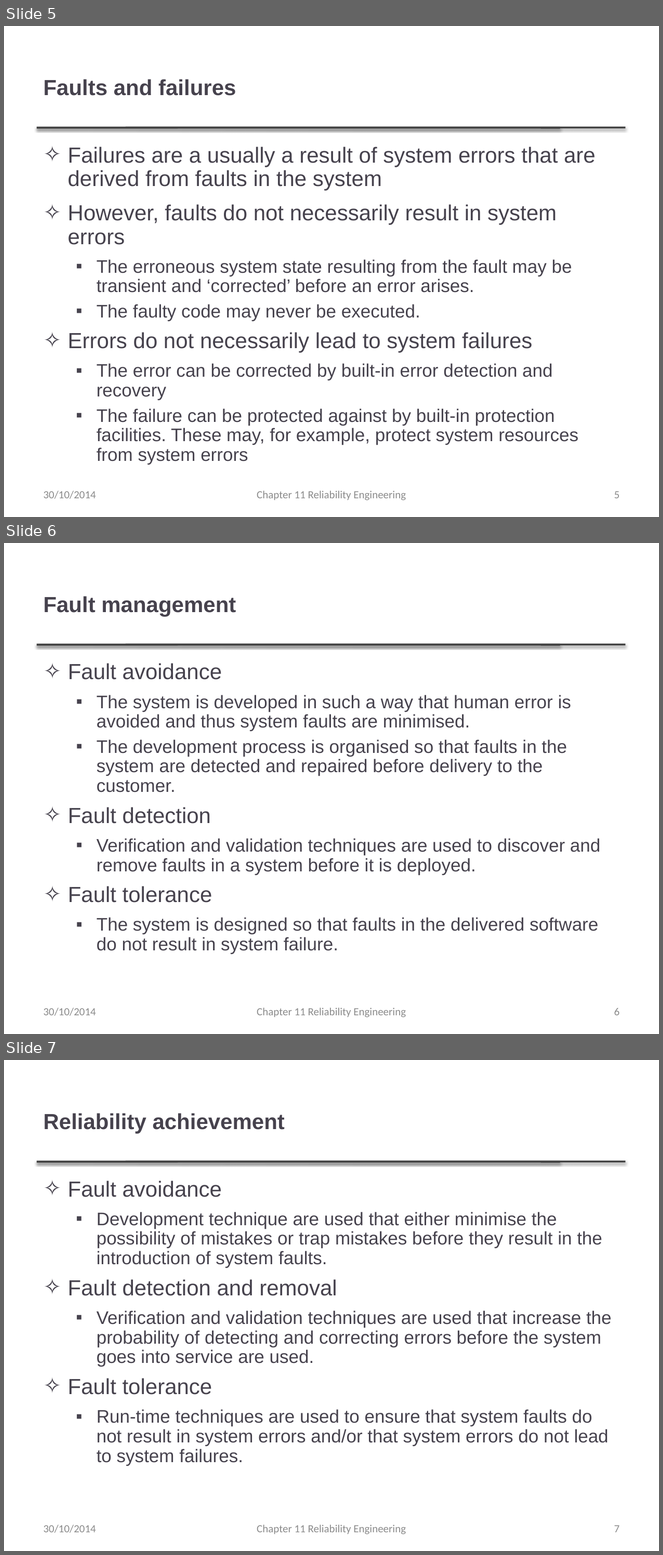
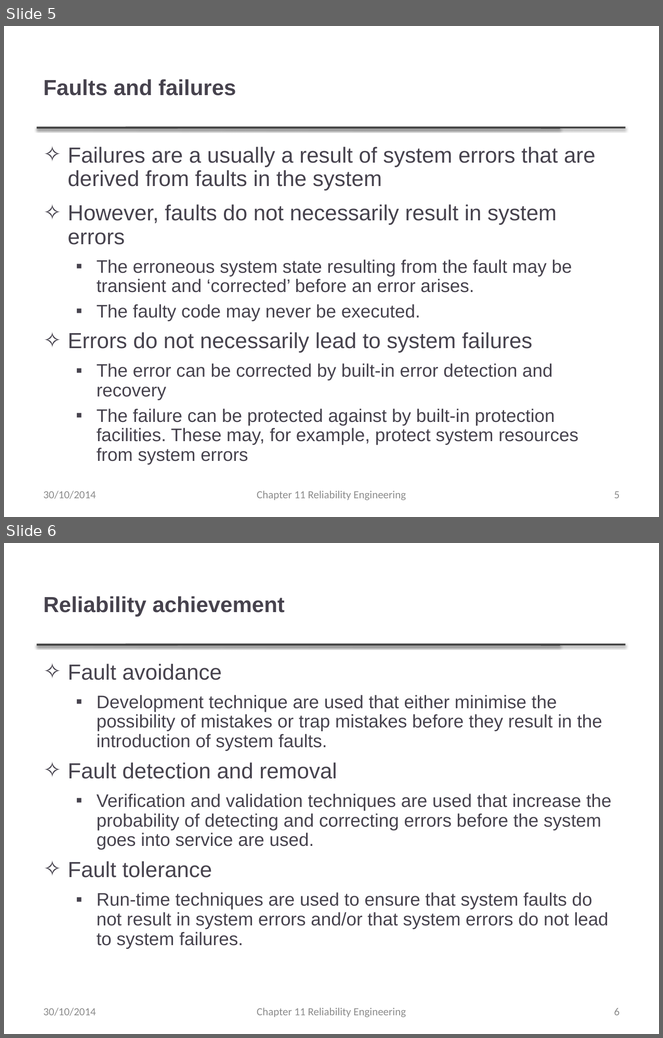
Before and after one commit to atu-se/atu.innomadic.com, a slide deck: courses/ase/lectures/Ch11 Reliability Engineering.pptx. Shown one above the other, each under a label of ours: slides 5, 6 and 7 before the commit, slides 5 and 6 after it. The pictures are 663x1555 and 663x1038 pixels, drawn with LibreOffice and Linux fonts; fonts in the diff are those of the drawing; background and template pictures are left out. Boxes give left, top, right and bottom in pixels: in the first picture for what was removed or moved away, otherwise in the second. Text is boxed around its words. In the diff, an @@ line names an element or a change of style, - is before the commit and + after.

```diff
--- a/courses/ase/lectures/Ch11 Reliability Engineering.pptx
+++ b/courses/ase/lectures/Ch11 Reliability Engineering.pptx
@@ slide 6 removed at [4,543,659,1034], background #FFFFFF; not listed: 2 template elements that a slide beside it also shows @@
@@ title removed at [44,596,236,616] @@
-Fault management
@@ text removed at [68,663,600,954] @@
-✧ Fault avoidance
-  ▪ The system is developed in such a way that human error is avoided and thus system faults are minimised.
-  ▪ The development process is organised so that faults in the system are detected and repaired before delivery to the customer.
-✧ Fault detection
-  ▪ Verification and validation techniques are used to discover and remove faults in a system before it is deployed.
-✧ Fault tolerance
-  ▪ The system is designed so that faults in the delivered software do not result in system failure.
@@ text removed at [44,1008,96,1016] @@
-30/10/2014
@@ text removed at [257,1008,406,1018] @@
-Chapter 11 Reliability Engineering
@@ page number removed at [614,1008,620,1016] @@
-6
@@ what was slide 7 is now slide 6 @@
@@ page number at [614,1008,620,1016]: text changed @@
-7
+6
```
Also in this commit, not shown: 4 other files.
